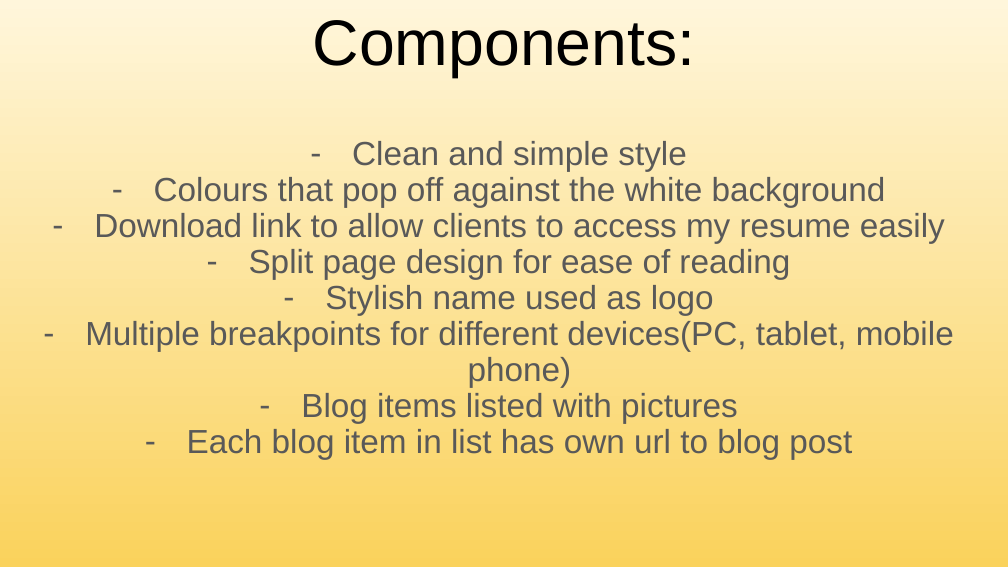
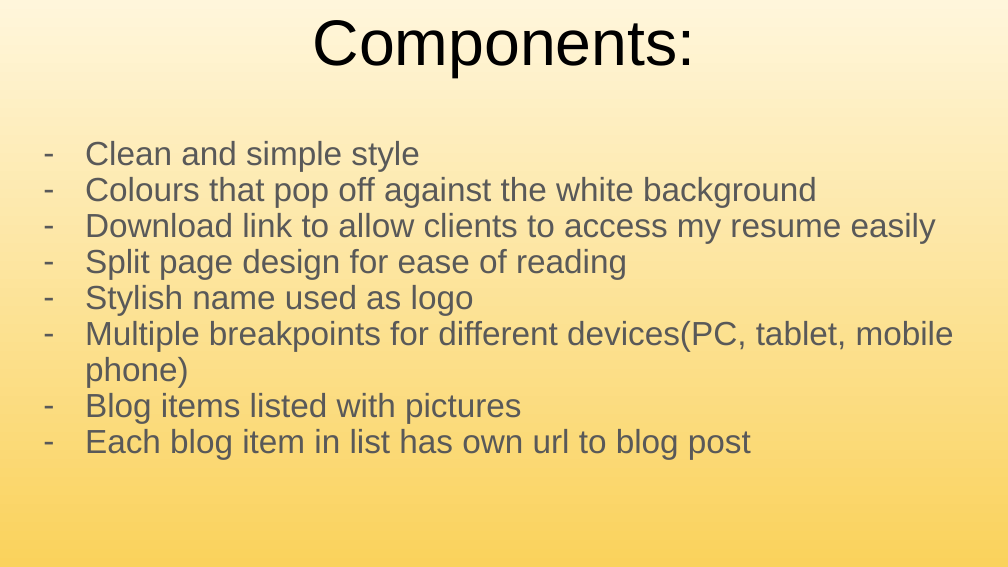
Before and after one commit to eversometiculous/Portfolio_a_Nas, a slide deck: slide 5 of My Portfolio Website.pptx. Drawn at 1008x567 pixels with LibreOffice and Linux fonts; fonts in the diff are those of the drawing. Boxes give left, top, right and bottom in pixels: in the first picture for what was removed or moved away, otherwise in the second. Text is boxed around its words. In the diff, an @@ line names an element or a change of style, - is before the commit and + after.

```diff
--- a/My Portfolio Website.pptx
+++ b/My Portfolio Website.pptx
@@ subtitle "Clean and simple style" at (85, 141, 954, 459): alignment centre to left @@
```
Also in this commit, not shown: 2 slides added, 1 slide removed, 1 other file.
